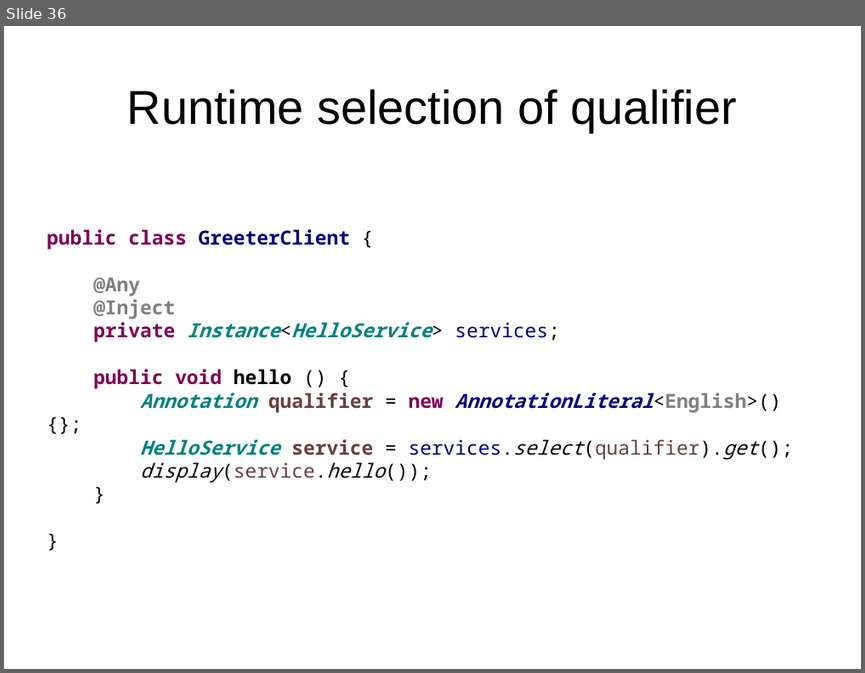
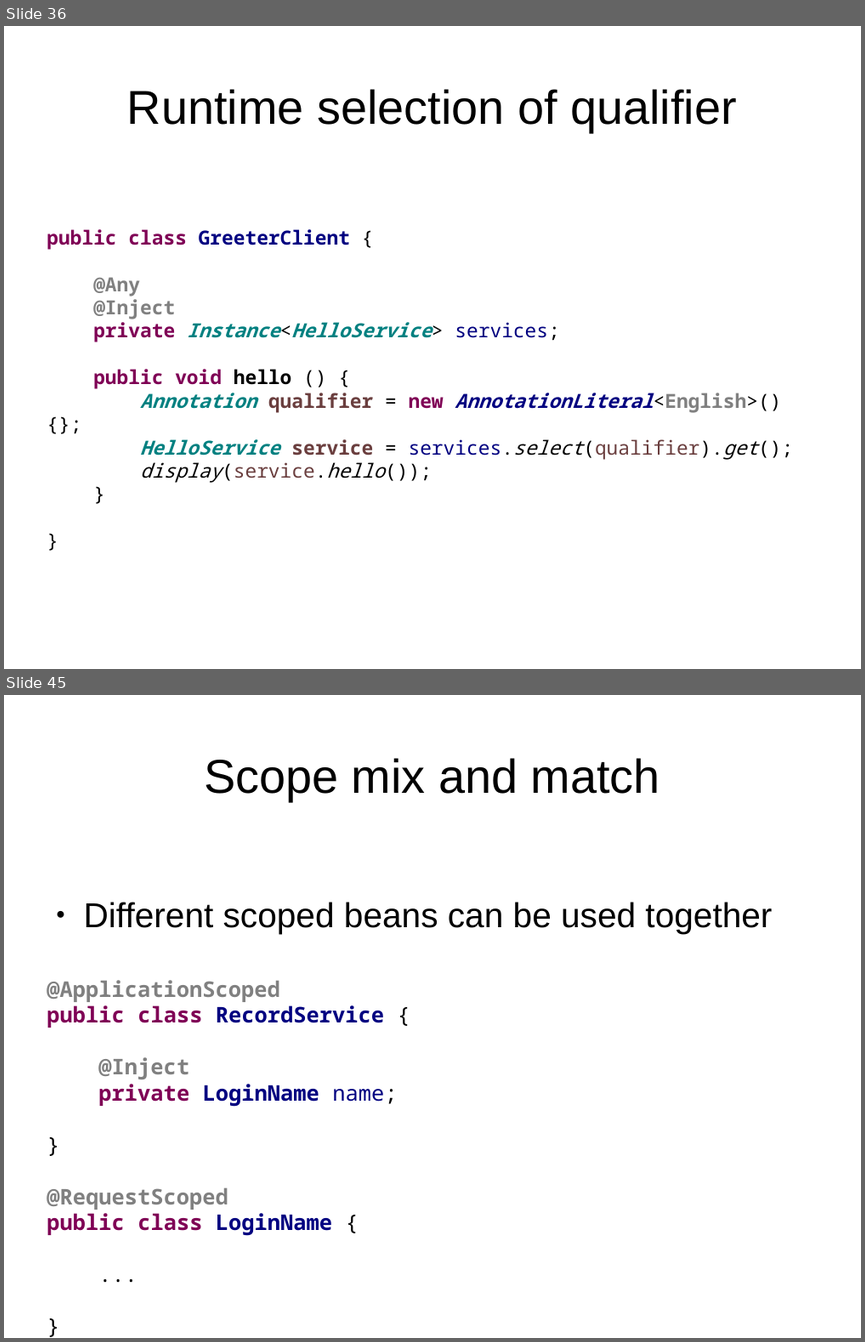
Before and after one commit to FrigoCoder/CDI, a slide deck: CDI.odp. Shown one above the other, each under a label of ours: slide 36 before the commit, slides 36 and 45 after it; the slides between them are not shown. The pictures are 865x673 and 865x1342 pixels, drawn with LibreOffice and Linux fonts; fonts in the diff are those of the drawing. Boxes give left, top, right and bottom in pixels: in the first picture for what was removed or moved away, otherwise in the second. Text is boxed around its words. In the diff, an @@ line names an element or a change of style, - is before the commit and + after.

```diff
--- a/CDI.odp
+++ b/CDI.odp
@@ slide 45 added at bbox=[4, 695, 861, 1338], background #FFFFFF @@
@@ title added at bbox=[204, 758, 660, 801], 44 pt, text #000000 @@
+Scope mix and match
@@ text added at bbox=[46, 902, 772, 1236], 20 pt, text #000000, bold @@
+● Different scoped beans can be used together
+@ApplicationScoped
+public class RecordService {
+@Inject
+private LoginName name;
+}
+@RequestScoped
+public class LoginName {
+...
+}
```
Also in this commit, not shown: 11 slides changed, 9 other slides added, 9 other files.
